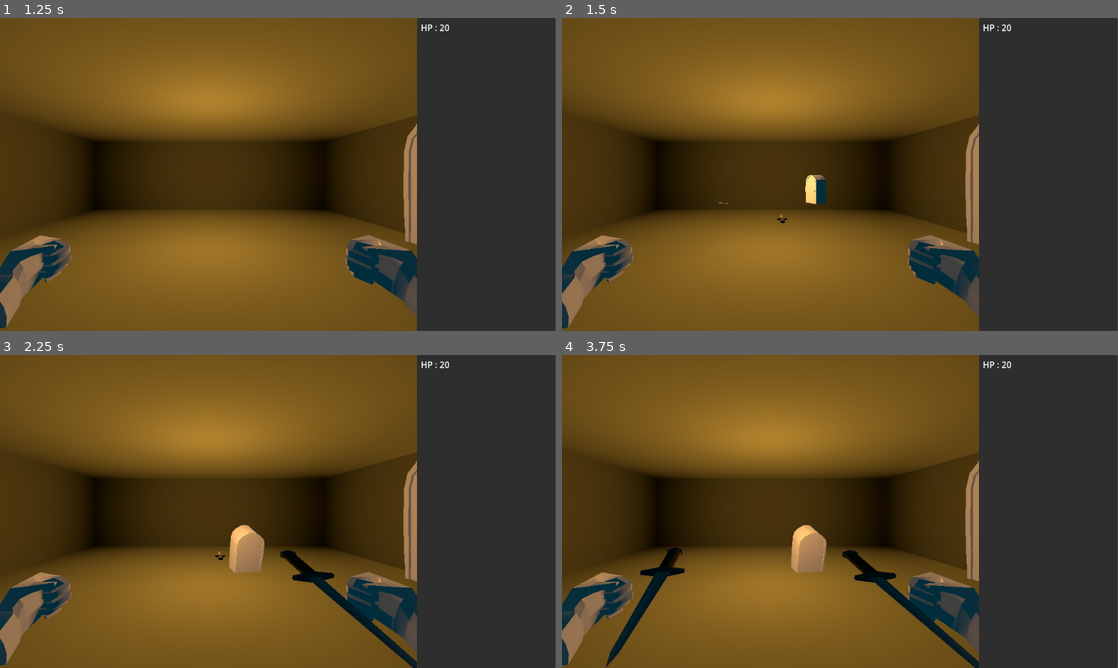
Above: before the commit, frames 1-4 (two rows, left to right).
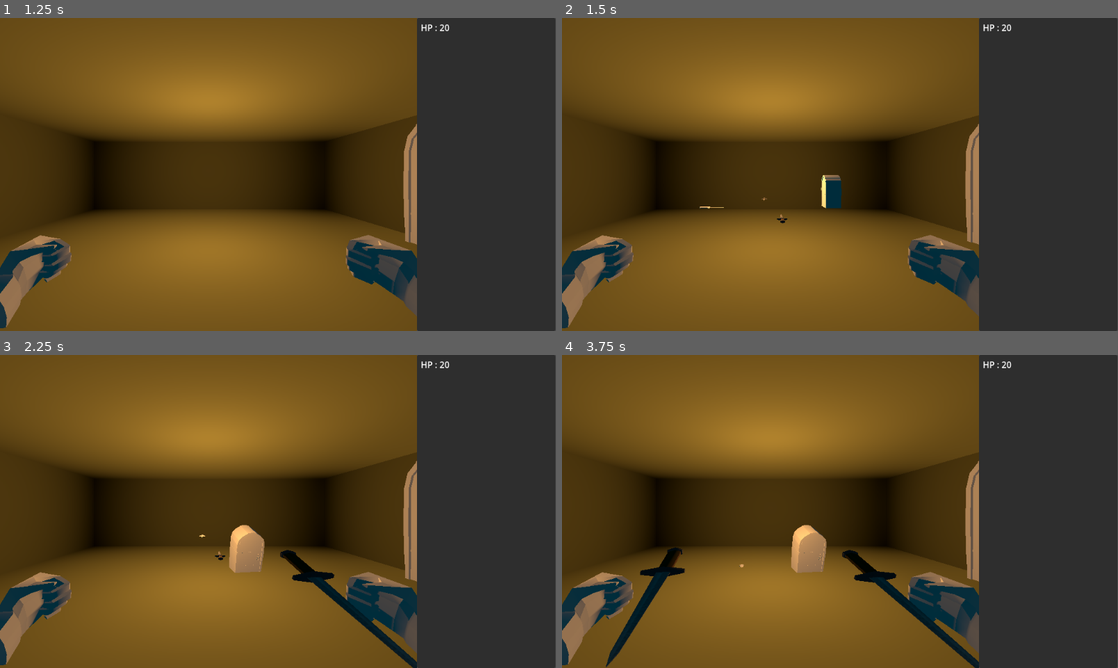
Above: after the commit, the same moments.

Repository: KoolDouds/GGJ-2025
Game: Godot game, scene res://game.tscn
Two runs of this game, one before a commit and one after it. Both use one fixed random seed, a clock stepped at 60 frames per second and the inputs below. The engine's default icon, where the game draws it, is replaced by a stand-in: a white triangle on a blue panel in a dark square.
Inputs:
- Up to frame 1 (1.25 s): tap Enter at 0.5 s; hold Right (right) from 0.53 s (still down); tap Keypad 5 (center) at 0.6 s
- Up to frame 2 (1.5 s): tap Space at 1.25 s; release Right (right) at 1.28 s; hold Down (back) from 1.28 s (still down); tap Keypad 5 (center) at 1.35 s
- Up to frame 3 (2.25 s): tap Enter at 2 s; release Down (back) at 2.03 s; hold Right (right) from 2.03 s (still down); tap Keypad 5 (center) at 2.1 s
- Up to frame 4 (3.75 s): tap Space at 2.75 s; release Right (right) at 2.78 s; hold Up (forward) 2.78-3.53 s; tap Keypad 5 (center) at 2.85, 3.6 s; tap Enter at 3.5 s; hold Left (left) from 3.53 s (still down)

Frame 1 is identical in both runs. In frame 2, 0.7% of the frame differs, in the area x 24-51%, y 50-61%; in frame 3, less than 0.1%; in frame 4, less than 0.1%.
Error before the commit: Out of bounds get index '0' (on base: 'Array[Weapon]') (res://inventaire.gd:20)

Commit message:
healing potion

Diff:
--- a/DungeonCrawling/ItemFunction.gd
+++ b/DungeonCrawling/ItemFunction.gd
@@ -1,4 +1,7 @@
 class_name ItemFunction extends Resource
 
-func use(game):
+@export var combat : bool
+@export var crawl : bool
+
+func use(hand: Hand):
 	pass
--- a/Script/hand.gd
+++ b/Script/hand.gd
@@ -19,6 +19,9 @@
 	weapon = _weapon
 	on_change_weapon.emit()
 
+func clear_hand():
+	set_weapon(rien)
+
 func use(manager):
 	if (manager is Battle):
 		use_battle(manager)
@@ -33,16 +36,15 @@
 	using_phase = 1
 	await get_tree().create_timer(weapon.pre_time).timeout
 	battle.hit(weapon.dmg, hand_side)
+	weapon.use(self, true)
 	using_phase = 2
 	await get_tree().create_timer(weapon.post_time).timeout
 	if (weapon == rien):
 		weapon = null
 	using_phase = 0
 
-
-
 func use_crawling(game):
 	if (weapon != null):
-		weapon.use(game)
+		weapon.use(self)
 	else:
-		rien.use(game)
+		rien.use(self)
--- a/Script/weapon.gd
+++ b/Script/weapon.gd
@@ -11,6 +11,7 @@
 
 @export var gfx : PackedScene
 
-func use(game):
+func use(hand: Hand, combat := false):
 	for i in functions:
-		i.use(game)
+		if i.combat == combat or i.crawl == !combat:
+			i.use(hand)
--- a/game.tscn
+++ b/game.tscn
@@ -7,6 +7,7 @@
 [ext_resource type="Script" path="res://Script/weapon.gd" id="4_grple"]
 [ext_resource type="Resource" uid="uid://b31hsxg8sincy" path="res://default.tres" id="5_dri4y"]
 [ext_resource type="Resource" uid="uid://6cav8kmnksk8" path="res://default2.tres" id="6_5npxu"]
+[ext_resource type="Resource" uid="uid://dlbp8rnaeeds5" path="res://heal_potion.tres" id="7_jhhm8"]
 
 [node name="Game" type="Control" groups=["game"]]
 layout_mode = 3
@@ -35,7 +36,7 @@
 
 [node name="Inventaire" type="Node3D" parent="SubViewportContainer/SubViewport" node_paths=PackedStringArray("display_parent") groups=["inventory"]]
 script = ExtResource("3_yhw81")
-item_list = Array[ExtResource("4_grple")]([ExtResource("5_dri4y"), ExtResource("6_5npxu"), ExtResource("5_dri4y")])
+item_list = Array[ExtResource("4_grple")]([ExtResource("5_dri4y"), ExtResource("6_5npxu"), ExtResource("5_dri4y"), ExtResource("7_jhhm8")])
 display_parent = NodePath("Display")
 
 [node name="Display" type="Node3D" parent="SubViewportContainer/SubViewport/Inventaire"]
--- /dev/null
+++ b/heal.gd
@@ -0,0 +1,6 @@
+class_name Heal
+extends ItemFunction
+
+func use(hand):
+	print("heal!!")
+	hand.clear_hand()
--- /dev/null
+++ b/heal_potion.tres
@@ -0,0 +1,19 @@
+[gd_resource type="Resource" script_class="Weapon" load_steps=6 format=3 uid="uid://dlbp8rnaeeds5"]
+
+[ext_resource type="Script" path="res://DungeonCrawling/ItemFunction.gd" id="1_x52fd"]
+[ext_resource type="Script" path="res://Script/weapon.gd" id="2_7vwwm"]
+[ext_resource type="Script" path="res://heal.gd" id="2_sncj4"]
+[ext_resource type="PackedScene" uid="uid://dvocb5kipotoh" path="res://Art/Darkbubulle Dagger.fbx" id="3_xjp2x"]
+
+[sub_resource type="Resource" id="Resource_icwjw"]
+script = ExtResource("2_sncj4")
+combat = true
+crawl = true
+
+[resource]
+script = ExtResource("2_7vwwm")
+pre_time = 0.5
+post_time = 0.5
+dmg = 0
+functions = Array[ExtResource("1_x52fd")]([SubResource("Resource_icwjw")])
+gfx = ExtResource("3_xjp2x")
--- a/project.godot
+++ b/project.godot
@@ -20,6 +20,10 @@
 window/size/viewport_width=1024
 window/size/viewport_height=576
 window/stretch/mode="viewport"
+
+[editor]
+
+movie_writer/movie_file="/home/giogio/GodotProjects/Ggj2025/video.avi"
 
 [global_group]
 
Not shown: 1 places in game.tscn that only renumber resources
Not shown, changed: .gitignore
